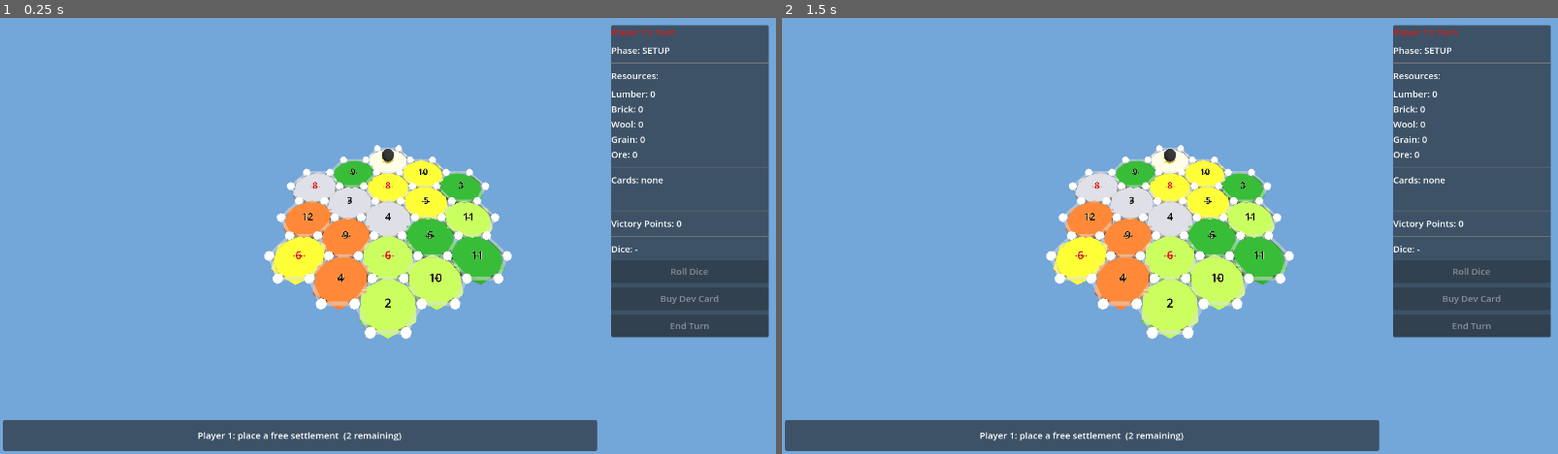
Above: before the commit, frames 1-2 (left to right).
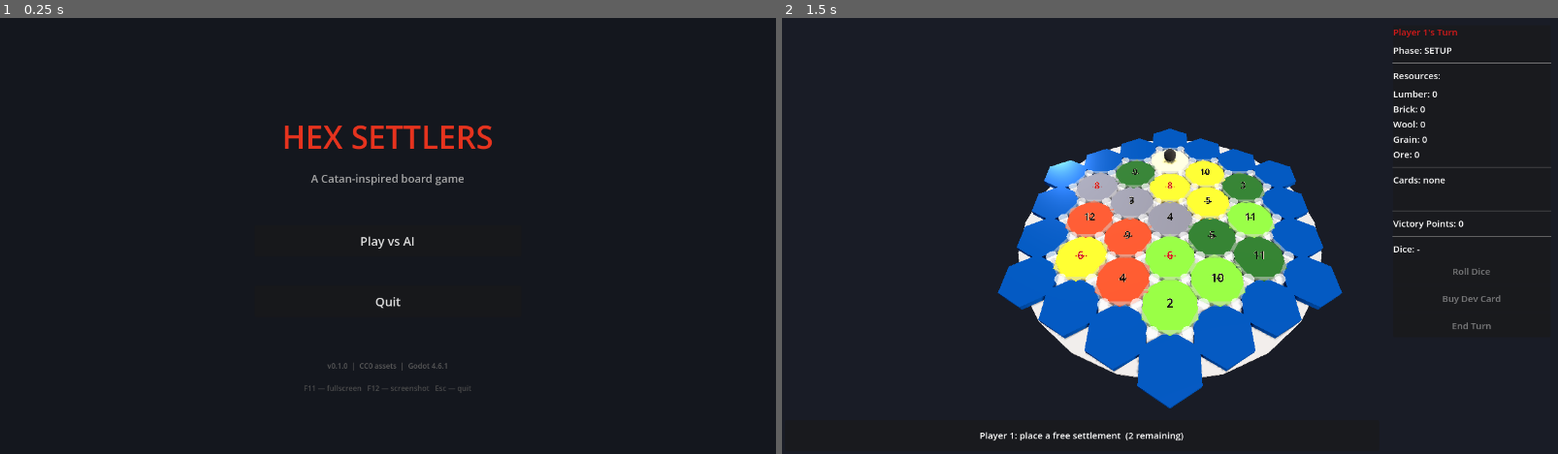
Above: after the commit, the same moments.

Repository: jfernan6/hex-settlers
Game: Godot game, scene res://scenes/main_menu.tscn
Same seed, same stepped clock (60 frames per second), same inputs: the game is played once before the commit and once after it. Before the commit the project starts from res://scenes/main.tscn.
Inputs (mouse positions are in pixels of both pictures, inside the frame that each line leads up to):
- Up to frame 1 (0.25 s): no input
- Up to frame 2 (1.5 s): click (1170, 240) at 0.5 s, where only the run after the commit has a clickable "Play vs AI"; tap Enter at 1.25 s; move the mouse to (1340, 214) at 1.27 s; click (1340, 214) at 1.42 s

The runs differ from the first frame. In frame 1, 100% of the frame differs, in the area x 0-100%, y 0-100%; in frame 2, 97%.

Commit message:
[Sprint B] Visual polish — sea frame, PBR materials, house shapes, 3-point lighting, main menu
Board:
- Dark table background (0.10, 0.11, 0.15) replaces sky blue
- Sea frame: 18 ring-3 ocean tiles (blue, metallic) surround the playfield
- Board base: dark walnut disc (r=5.8) frames the whole board
- PBR terrain materials: per-terrain roughness + metallic values
  (Mountains now reflective, Hills warm terracotta, etc.)

Pieces:
- Settlement: house shape (BoxMesh body + 4-segment pyramid roof)
- City: taller tower + metallic finish
- Empty slot: flat disc indicator (less obtrusive than sphere)

Lighting:
- 3-point setup: warm key (1.7), cool fill (0.38), rim (0.28)
- All three directional lights with correct angles for board-game feel

Main menu:
- scenes/main_menu.tscn + scripts/ui/main_menu.gd
- Dark elegant title screen: Play vs AI + Quit + version
- Auto-skips to game when any --debug-* flag is present
- project.godot updated to launch main_menu.tscn on startup

Tests: 76/76 still passing

Co-Authored-By: Claude Sonnet 4.6 (1M context) <noreply@anthropic.com>

Diff:
--- a/project.godot
+++ b/project.godot
@@ -14,7 +14,7 @@
 config/description="A 3D Catan-inspired board game built with Godot 4."
 config/version="0.1.0"
 config/features=PackedStringArray("4.6", "Forward Plus")
-run/main_scene="res://scenes/main.tscn"
+run/main_scene="res://scenes/main_menu.tscn"
 
 [autoload]
 
--- /dev/null
+++ b/scenes/main_menu.tscn
@@ -0,0 +1,8 @@
+[gd_scene format=3]
+
+[ext_resource type="Script" path="res://scripts/ui/main_menu.gd" id="1"]
+
+[node name="MainMenu" type="Control"]
+anchor_right = 1.0
+anchor_bottom = 1.0
+script = ExtResource("1")
--- a/scripts/board/board_generator.gd
+++ b/scripts/board/board_generator.gd
@@ -23,14 +23,27 @@
 	TerrainType.DESERT:    1,
 }
 
+## PBR properties per terrain: colour, roughness, metallic
+const TERRAIN_PBR: Dictionary = {
+	TerrainType.FOREST:    {c=Color(0.07, 0.30, 0.07), r=0.92, m=0.00},
+	TerrainType.HILLS:     {c=Color(0.68, 0.20, 0.06), r=0.88, m=0.05},
+	TerrainType.PASTURE:   {c=Color(0.35, 0.72, 0.14), r=0.94, m=0.00},
+	TerrainType.FIELDS:    {c=Color(0.90, 0.76, 0.06), r=0.92, m=0.00},
+	TerrainType.MOUNTAINS: {c=Color(0.40, 0.40, 0.44), r=0.62, m=0.22},
+	TerrainType.DESERT:    {c=Color(0.92, 0.84, 0.54), r=0.97, m=0.00},
+}
+
+# Keep for backwards compat with any log/test that references TERRAIN_COLORS
 const TERRAIN_COLORS: Dictionary = {
-	TerrainType.FOREST:    Color(0.10, 0.42, 0.10),
-	TerrainType.HILLS:     Color(0.72, 0.30, 0.10),
-	TerrainType.PASTURE:   Color(0.45, 0.78, 0.20),
-	TerrainType.FIELDS:    Color(0.92, 0.80, 0.10),
-	TerrainType.MOUNTAINS: Color(0.50, 0.50, 0.52),
-	TerrainType.DESERT:    Color(0.90, 0.82, 0.52),
-}
+	TerrainType.FOREST:    Color(0.07, 0.30, 0.07),
+	TerrainType.HILLS:     Color(0.68, 0.20, 0.06),
+	TerrainType.PASTURE:   Color(0.35, 0.72, 0.14),
+	TerrainType.FIELDS:    Color(0.90, 0.76, 0.06),
+	TerrainType.MOUNTAINS: Color(0.40, 0.40, 0.44),
+	TerrainType.DESERT:    Color(0.92, 0.84, 0.54),
+}
+
+const SEA_PBR: Dictionary = {c=Color(0.04, 0.28, 0.58), r=0.18, m=0.35}
 
 const TERRAIN_NAMES: Dictionary = {
 	TerrainType.FOREST:    "Forest",
@@ -49,6 +62,8 @@
 ## Returns a Dictionary mapping "q,r" -> {terrain, number, center, q, r}
 ## so game logic can look up which tiles a settlement is adjacent to.
 func generate(parent: Node3D) -> Dictionary:
+	_spawn_board_base(parent)
+	_spawn_sea_frame(parent)
 	var positions := HexGrid.get_board_positions()
 	var terrains := _build_shuffled_terrains()
 	var tokens := NUMBER_TOKENS.duplicate()
@@ -127,9 +142,11 @@
 	mesh.radial_segments = 6
 	mesh.rings = 1
 	tile.mesh = mesh
+	var pbr: Dictionary = TERRAIN_PBR[terrain]
 	var mat := StandardMaterial3D.new()
-	mat.albedo_color = TERRAIN_COLORS[terrain]
-	mat.roughness = 0.9
+	mat.albedo_color = pbr.c
+	mat.roughness    = pbr.r
+	mat.metallic     = pbr.m
 	tile.material_override = mat
 	container.add_child(tile)
 
@@ -172,3 +189,51 @@
 		container.add_child(pip_label)
 
 	return area
+
+
+# ---------------------------------------------------------------
+# Sprint B: visual elements
+# ---------------------------------------------------------------
+
+func _spawn_board_base(parent: Node3D) -> void:
+	var base := MeshInstance3D.new()
+	var mesh := CylinderMesh.new()
+	mesh.top_radius    = 5.8
+	mesh.bottom_radius = 5.8
+	mesh.height        = 0.10
+	mesh.radial_segments = 24
+	mesh.rings = 1
+	base.mesh = mesh
+	var mat := StandardMaterial3D.new()
+	mat.albedo_color = Color(0.14, 0.09, 0.05)  # dark walnut wood
+	mat.roughness    = 0.88
+	mat.metallic     = 0.05
+	base.position = Vector3(0, -0.18, 0)
+	base.name = "BoardBase"
+	parent.add_child(base)
+
+
+func _spawn_sea_frame(parent: Node3D) -> void:
+	# Ring 3 (18 tiles) forms the ocean border around the playfield
+	var sea_positions := HexGrid._get_ring_positions(3)
+	for pos in sea_positions:
+		var container := Node3D.new()
+		container.position = HexGrid.axial_to_world(pos.x, pos.y)
+		container.name = "Sea_%d_%d" % [pos.x, pos.y]
+		parent.add_child(container)
+
+		var tile := MeshInstance3D.new()
+		var mesh := CylinderMesh.new()
+		mesh.top_radius    = 1.0
+		mesh.bottom_radius = 1.0
+		mesh.height        = 0.20
+		mesh.radial_segments = 6
+		mesh.rings = 1
+		tile.mesh = mesh
+
+		var mat := StandardMaterial3D.new()
+		mat.albedo_color = SEA_PBR.c
+		mat.roughness    = SEA_PBR.r
+		mat.metallic     = SEA_PBR.m
+		tile.material_override = mat
+		container.add_child(tile)
--- a/scripts/board/vertex_slot.gd
+++ b/scripts/board/vertex_slot.gd
@@ -27,17 +27,20 @@
 # --- Build ---
 
 func _build_visuals() -> void:
+	# Empty slot = small semi-transparent disc (less obtrusive than a sphere)
 	_mesh_instance = MeshInstance3D.new()
-	var sphere := SphereMesh.new()
-	sphere.radius = 0.18
-	sphere.height = 0.36
-	sphere.radial_segments = 8
-	sphere.rings = 4
-	_mesh_instance.mesh = sphere
+	var disc := CylinderMesh.new()
+	disc.top_radius    = 0.19
+	disc.bottom_radius = 0.19
+	disc.height        = 0.04
+	disc.radial_segments = 10
+	disc.rings = 1
+	_mesh_instance.mesh = disc
 
 	_mat = StandardMaterial3D.new()
-	_mat.albedo_color = Color(0.95, 0.95, 0.95)
-	_mat.roughness = 0.5
+	_mat.albedo_color = Color(0.95, 0.95, 0.95, 0.75)
+	_mat.roughness    = 0.4
+	_mat.transparency = BaseMaterial3D.TRANSPARENCY_ALPHA
 	_mesh_instance.material_override = _mat
 	add_child(_mesh_instance)
 
@@ -68,19 +71,60 @@
 		_mat.albedo_color = Color(0.95, 0.95, 0.95)
 
 
-## Called when a player places a settlement here.
+## Called when a player places a settlement here — builds a house shape.
 func occupy(player_color: Color, p_owner_index: int) -> void:
 	is_occupied = true
 	owner_index = p_owner_index
-	_mat.albedo_color = player_color
-	_mesh_instance.scale = Vector3(1.8, 2.2, 1.8)
-	print("[VERTEX] Settlement placed at %s  owner=%d" % [position, p_owner_index])
+	_mesh_instance.visible = false  # hide the disc indicator
+	_build_house(player_color, false)
+	Log.info("[VERTEX] Settlement at %s  owner=%d" % [position, p_owner_index])
 
 
-## Upgrade this settlement to a city (taller, shinier).
+## Upgrade this settlement to a city — taller tower with metallic finish.
 func upgrade_to_city(player_color: Color) -> void:
 	is_city = true
-	_mat.albedo_color = player_color
-	_mat.metallic = 0.6
-	_mesh_instance.scale = Vector3(2.4, 3.2, 2.4)
-	print("[VERTEX] Upgraded to city at %s  owner=%d" % [position, owner_index])
+	# Remove existing house children
+	for child in get_children():
+		if child != _mesh_instance and child is MeshInstance3D:
+			child.queue_free()
+	_build_house(player_color, true)
+	Log.info("[VERTEX] City at %s  owner=%d" % [position, owner_index])
+
+
+func _build_house(color: Color, city: bool) -> void:
+	var body_h  := 0.44 if city else 0.32
+	var body_w  := 0.36 if city else 0.27
+	var roof_br := 0.30 if city else 0.24
+	var roof_h  := 0.24 if city else 0.20
+	var metallic := 0.50 if city else 0.15
+
+	# Body
+	var body := MeshInstance3D.new()
+	var bm := BoxMesh.new()
+	bm.size = Vector3(body_w, body_h, body_w)
+	body.mesh = bm
+	body.position = Vector3(0, body_h * 0.5, 0)
+	body.material_override = _house_mat(color, metallic)
+	add_child(body)
+
+	# Roof (square pyramid via 4-segment cone)
+	var roof := MeshInstance3D.new()
+	var rm := CylinderMesh.new()
+	rm.top_radius    = 0.0
+	rm.bottom_radius = roof_br
+	rm.height        = roof_h
+	rm.radial_segments = 4
+	rm.rings = 1
+	roof.mesh = rm
+	roof.position = Vector3(0, body_h + roof_h * 0.5, 0)
+	roof.rotation_degrees = Vector3(0, 45, 0)
+	roof.material_override = _house_mat(color.darkened(0.25), metallic * 0.5)
+	add_child(roof)
+
+
+func _house_mat(color: Color, metallic: float) -> StandardMaterial3D:
+	var mat := StandardMaterial3D.new()
+	mat.albedo_color = color
+	mat.roughness    = 0.75
+	mat.metallic     = metallic
+	return mat
--- a/scripts/game/main.gd
+++ b/scripts/game/main.gd
@@ -110,23 +110,41 @@
 func _setup_environment() -> void:
 	var world_env := WorldEnvironment.new()
 	var env := Environment.new()
-	env.background_mode = Environment.BG_COLOR
-	env.background_color = Color(0.45, 0.65, 0.85)
+	env.background_mode  = Environment.BG_COLOR
+	env.background_color = Color(0.10, 0.11, 0.15)  # dark table
 	env.ambient_light_source = Environment.AMBIENT_SOURCE_COLOR
-	env.ambient_light_color = Color(1.0, 1.0, 1.0)
-	env.ambient_light_energy = 0.4
+	env.ambient_light_color  = Color(0.82, 0.86, 1.0)
+	env.ambient_light_energy = 0.22
 	world_env.environment = env
 	add_child(world_env)
-	print("[SETUP] Environment OK")
+	Log.info("[SETUP] Environment OK (dark table)")
 
 
 func _setup_lighting() -> void:
-	var sun := DirectionalLight3D.new()
-	sun.rotation_degrees = Vector3(-50.0, 30.0, 0.0)
-	sun.light_energy = 1.5
-	sun.shadow_enabled = true
-	add_child(sun)
-	print("[SETUP] Lighting OK")
+	# Key light — warm, casts shadows
+	var key := DirectionalLight3D.new()
+	key.rotation_degrees = Vector3(-52.0, 28.0, 0.0)
+	key.light_energy     = 1.7
+	key.light_color      = Color(1.0, 0.94, 0.84)
+	key.shadow_enabled   = true
+	add_child(key)
+
+	# Fill light — cool, no shadow
+	var fill := DirectionalLight3D.new()
+	fill.rotation_degrees = Vector3(-28.0, -155.0, 0.0)
+	fill.light_energy     = 0.38
+	fill.light_color      = Color(0.75, 0.84, 1.0)
+	fill.shadow_enabled   = false
+	add_child(fill)
+
+	# Rim light — from behind
+	var rim := DirectionalLight3D.new()
+	rim.rotation_degrees = Vector3(12.0, 95.0, 0.0)
+	rim.light_energy     = 0.28
+	rim.shadow_enabled   = false
+	add_child(rim)
+
+	Log.info("[SETUP] Lighting OK (3-point)")
 
 
 func _setup_camera() -> void:
--- /dev/null
+++ b/scripts/ui/main_menu.gd
@@ -0,0 +1,114 @@
+extends Control
+
+## Main menu — title screen shown at startup.
+## Skipped automatically when running with any --debug-* flag.
+
+const GAME_SCENE := "res://scenes/main.tscn"
+
+
+func _ready() -> void:
+	# Debug / test modes skip the menu entirely
+	var args := OS.get_cmdline_user_args()
+	for arg in args:
+		if arg.begins_with("--debug") or arg.begins_with("--run-tests"):
+			_start_game()
+			return
+	_build_ui()
+
+
+func _build_ui() -> void:
+	# Full-screen dark background
+	var bg := ColorRect.new()
+	bg.color = Color(0.08, 0.09, 0.12)
+	bg.set_anchors_and_offsets_preset(Control.PRESET_FULL_RECT)
+	add_child(bg)
+
+	# Centered content panel
+	var panel := VBoxContainer.new()
+	panel.set_anchors_and_offsets_preset(Control.PRESET_CENTER)
+	panel.offset_left   = -220.0
+	panel.offset_right  = 220.0
+	panel.offset_top    = -200.0
+	panel.offset_bottom = 200.0
+	panel.alignment = BoxContainer.ALIGNMENT_CENTER
+	panel.add_theme_constant_override("separation", 20)
+	add_child(panel)
+
+	# Title
+	var title := _label("HEX SETTLERS", 52)
+	title.horizontal_alignment = HORIZONTAL_ALIGNMENT_CENTER
+	title.modulate = Color(0.90, 0.20, 0.12)
+	panel.add_child(title)
+
+	# Subtitle
+	var sub := _label("A Catan-inspired board game", 18)
+	sub.horizontal_alignment = HORIZONTAL_ALIGNMENT_CENTER
+	sub.modulate = Color(0.65, 0.65, 0.65)
+	panel.add_child(sub)
+
+	panel.add_child(_spacer(24))
+
+	# Play button
+	var play_btn := _btn("Play vs AI", _start_game)
+	panel.add_child(play_btn)
+
+	panel.add_child(_spacer(8))
+
+	# Quit button
+	var quit_btn := _btn("Quit", func(): get_tree().quit())
+	panel.add_child(quit_btn)
+
+	panel.add_child(_spacer(32))
+
+	# Version
+	var ver := _label("v0.1.0  |  CC0 assets  |  Godot 4.6.1", 12)
+	ver.horizontal_alignment = HORIZONTAL_ALIGNMENT_CENTER
+	ver.modulate = Color(0.35, 0.35, 0.35)
+	panel.add_child(ver)
+
+	# Keyboard hint
+	var hint := _label("F11 — fullscreen   F12 — screenshot   Esc — quit", 12)
+	hint.horizontal_alignment = HORIZONTAL_ALIGNMENT_CENTER
+	hint.modulate = Color(0.30, 0.30, 0.30)
+	panel.add_child(hint)
+
+
+func _start_game() -> void:
+	get_tree().change_scene_to_file(GAME_SCENE)
+
+
+func _input(event: InputEvent) -> void:
+	if event.is_action_pressed("ui_cancel"):
+		get_tree().quit()
+	if event is InputEventKey and event.pressed and event.keycode == KEY_F11:
+		var mode := DisplayServer.window_get_mode()
+		if mode == DisplayServer.WINDOW_MODE_FULLSCREEN:
+			DisplayServer.window_set_mode(DisplayServer.WINDOW_MODE_MAXIMIZED)
+		else:
+			DisplayServer.window_set_mode(DisplayServer.WINDOW_MODE_FULLSCREEN)
+
+
+# ---------------------------------------------------------------
+# Helpers
+# ---------------------------------------------------------------
+
+func _label(text: String, size: int) -> Label:
+	var l := Label.new()
+	l.text = text
+	l.add_theme_font_size_override("font_size", size)
+	return l
+
+
+func _btn(text: String, callback: Callable) -> Button:
+	var b := Button.new()
+	b.text = text
+	b.custom_minimum_size = Vector2(280, 52)
+	b.add_theme_font_size_override("font_size", 20)
+	b.pressed.connect(callback)
+	return b
+
+
+func _spacer(height: int) -> Control:
+	var s := Control.new()
+	s.custom_minimum_size = Vector2(0, height)
+	return s
